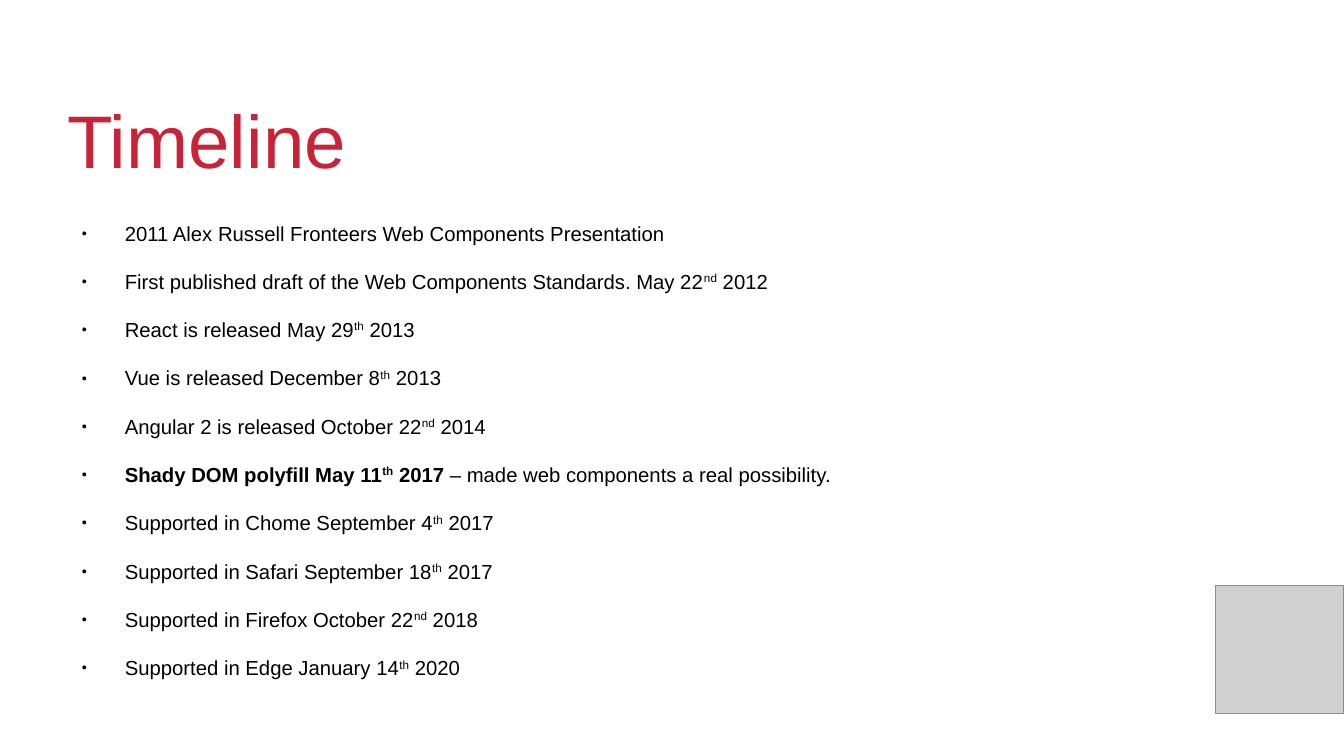
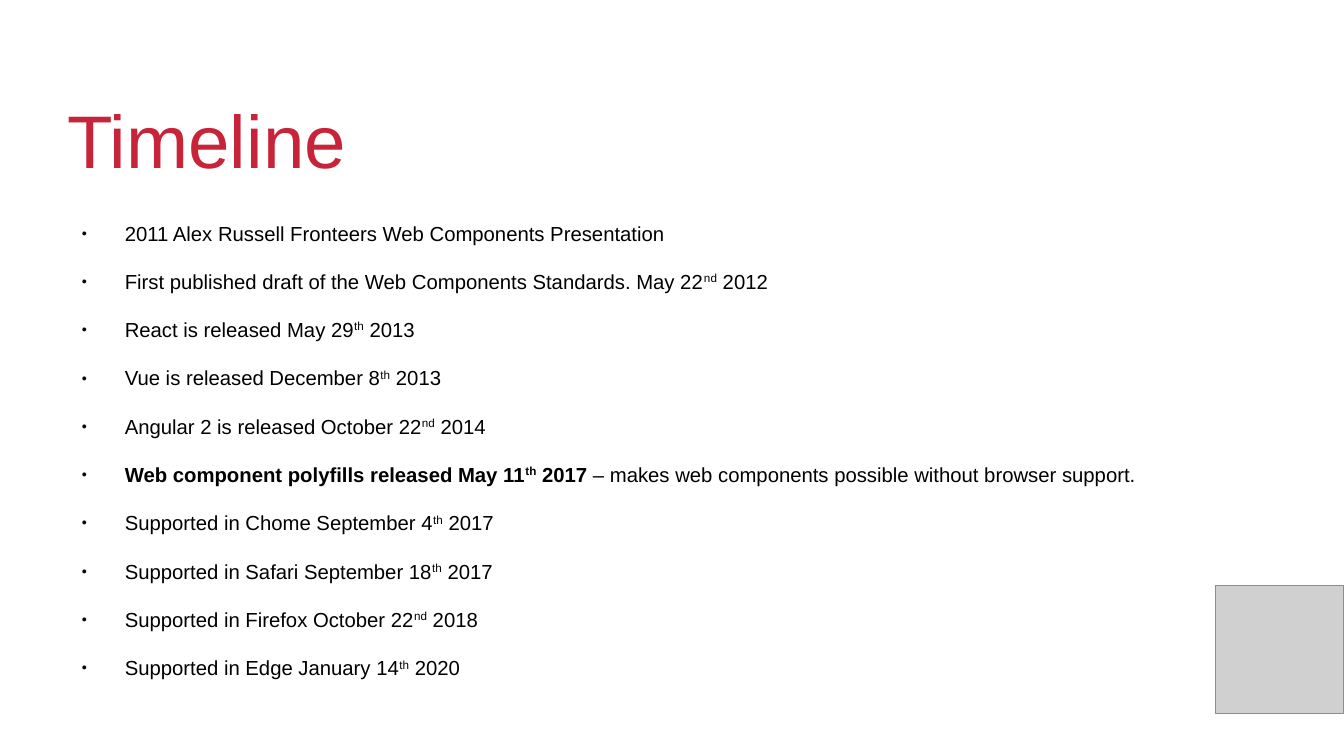
Before and after one commit to QuiWorks/wc-presentation, a slide deck: slide 4 of wc-pp-presentation.odp. Drawn at 1344x756 pixels with LibreOffice and Linux fonts; fonts in the diff are those of the drawing; grey boxes stand for pictures; background and template pictures are left out. Boxes give left, top, right and bottom in pixels: in the first picture for what was removed or moved away, otherwise in the second. Text is boxed around its words. In the diff, an @@ line names an element or a change of style, - is before the commit and + after.

```diff
--- a/wc-pp-presentation.odp
+++ b/wc-pp-presentation.odp
@@ text at <box>125,467,1135,487</box>: text changed @@
-● Shady DOM polyfill May 11th 2017 – made web components a real possibility.
+● Web component polyfills released May 11th 2017 – makes web components possible without browser support.
```
Also in this commit, not shown: 1 other slide changed, 1 other file.
